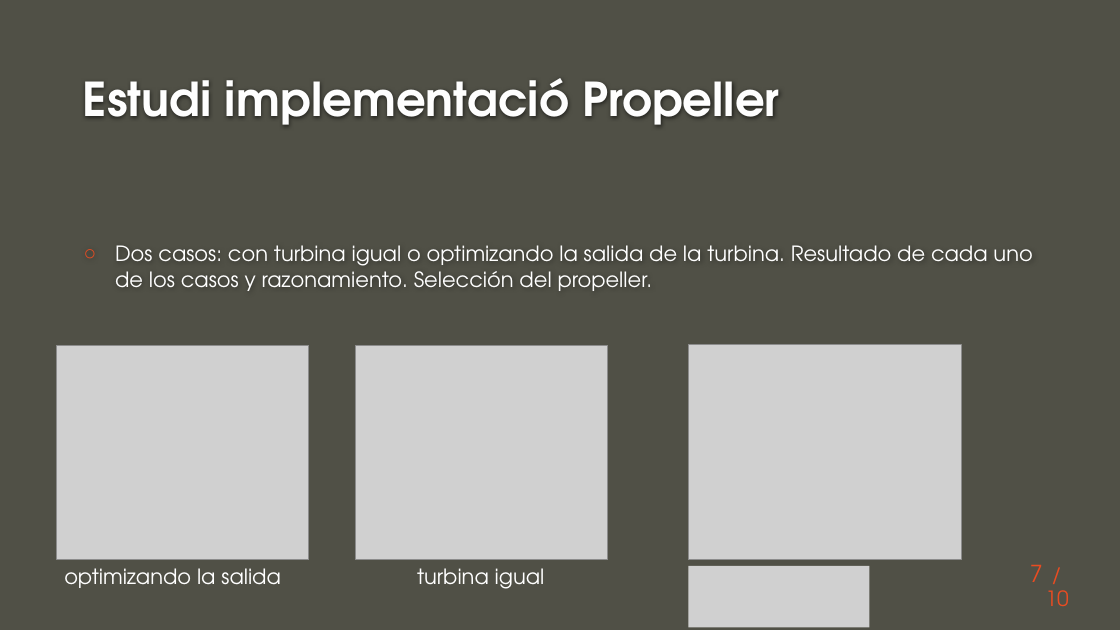
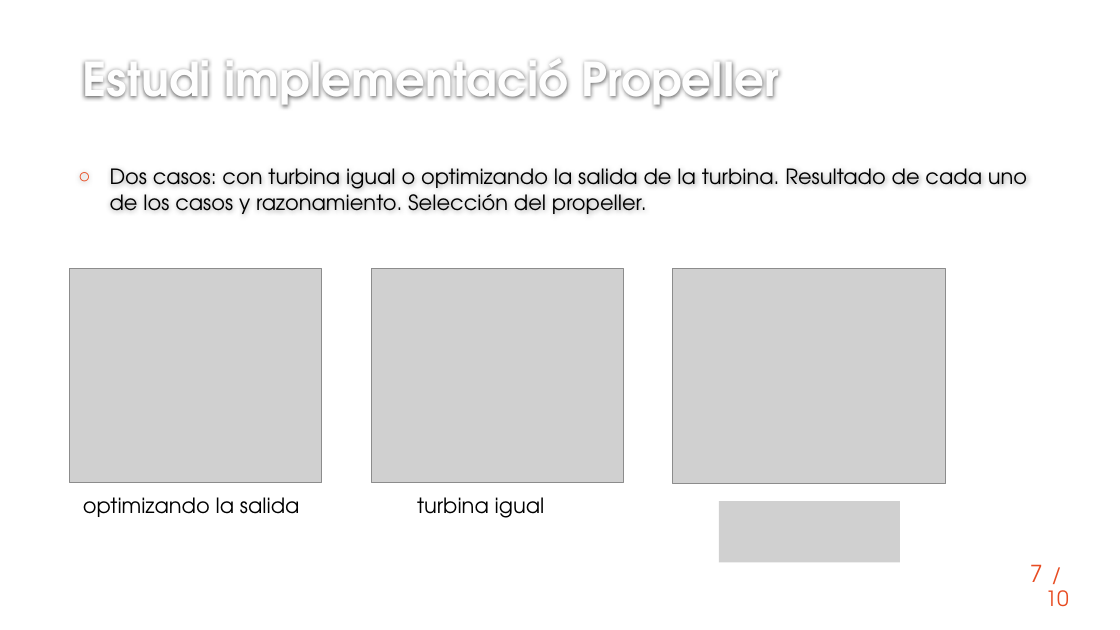
Before and after one commit to naydden/jet-engine-parametrization, a slide deck: slide 7 of ppt/Exposició.pptx. Drawn at 1120x630 pixels with LibreOffice and Linux fonts; fonts in the diff are those of the drawing; grey boxes stand for pictures; background and template pictures are left out. Boxes give left, top, right and bottom in pixels: in the first picture for what was removed or moved away, otherwise in the second. Text is boxed around its words. In the diff, an @@ line names an element or a change of style, - is before the commit and + after.

Commit message:
PPT

```diff
--- a/ppt/Exposició.pptx
+++ b/ppt/Exposició.pptx
@@ background #505046 to #FFFFFF @@
@@ title "Estudi implementació Propeller": place and size @@
-title "Estudi implementació Propeller" at box(83, 78, 780, 125)
+title "Estudi implementació Propeller" at box(82, 59, 779, 108)
@@ text "Dos casos: con turbina igual ...": place and size @@
-text "Dos casos: con turbina igual ..." at box(115, 245, 1032, 291)
+text "Dos casos: con turbina igual ..." at box(110, 168, 1027, 214)
@@ picture: place and size @@
-picture at box(57, 345, 309, 560)
+picture at box(70, 269, 322, 483)
@@ picture: place and size @@
-picture at box(355, 345, 607, 560)
+picture at box(371, 268, 623, 482)
@@ picture: place and size @@
-picture at box(688, 344, 961, 560)
+picture at box(673, 269, 946, 484)
@@ text colour #FFFFFF to #000000 in 3 elements at box(417, 497, 545, 518), box(110, 168, 1027, 214), box(83, 497, 300, 517) @@
@@ text "optimizando la salida": place and size @@
-text "optimizando la salida" at box(64, 568, 281, 588)
+text "optimizando la salida" at box(83, 497, 300, 517)
@@ text "turbina igual": place and size @@
-text "turbina igual" at box(417, 568, 545, 589)
+text "turbina igual" at box(417, 497, 545, 518)
@@ picture added at box(719, 502, 901, 563) @@
@@ picture removed at box(688, 566, 870, 628) @@
```
Also in this commit, not shown: 7 other slides changed, 2 slides added, 2 slides removed, 4 other files.
